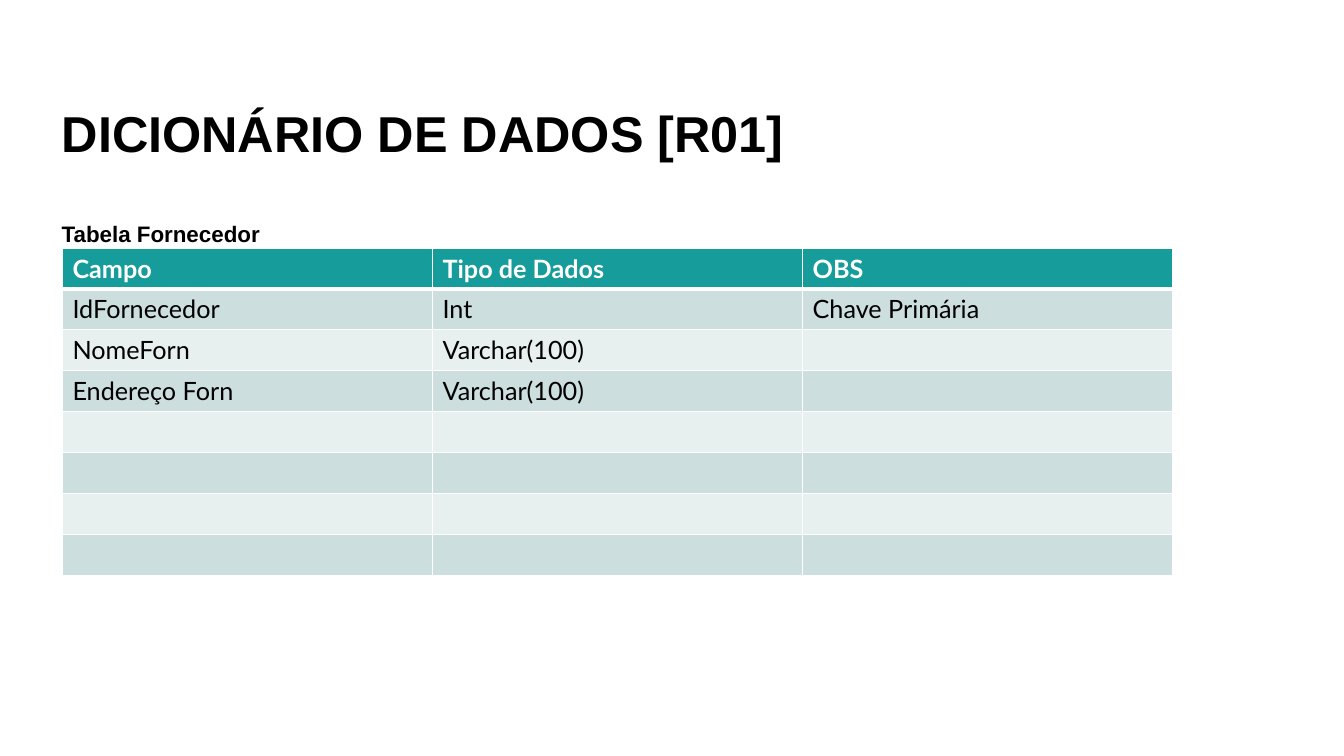
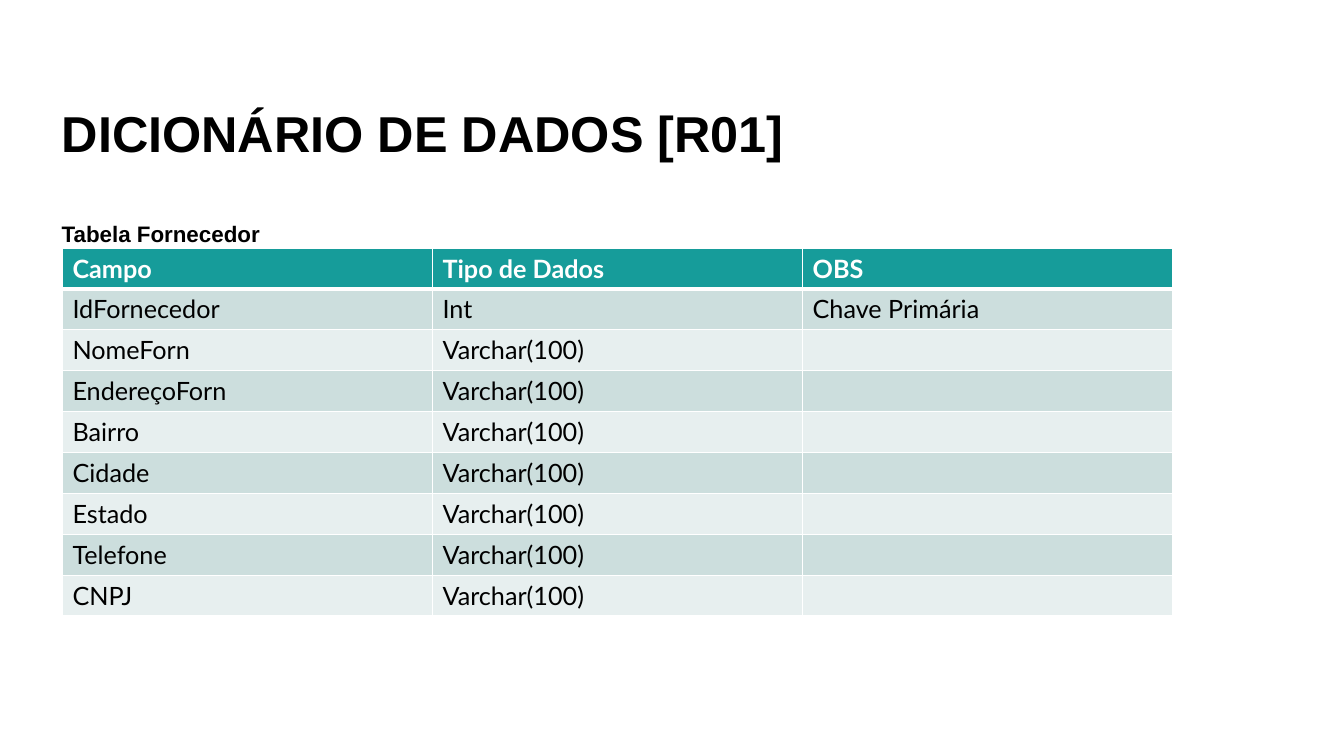
Before and after one commit to anassophia/alomoxarifadoafrodite, a slide deck: slide 16 of Documentacao/ModelagemSistema_TemplateInicial.pptx. Drawn at 1344x756 pixels with LibreOffice and Linux fonts; fonts in the diff are those of the drawing. Boxes give left, top, right and bottom in pixels: in the first picture for what was removed or moved away, otherwise in the second. Text is boxed around its words. In the diff, an @@ line names an element or a change of style, - is before the commit and + after.

```diff
--- a/Documentacao/ModelagemSistema_TemplateInicial.pptx
+++ b/Documentacao/ModelagemSistema_TemplateInicial.pptx
@@ table at bbox=[63, 248, 1173, 616] @@
-row 4: Endereço Forn | Varchar(100) | 
-row 5:  |  | 
-row 6:  |  | 
-row 7:  |  | 
-row 8:  |  | 
+row 4: EndereçoForn | Varchar(100) | 
+row 5: Bairro | Varchar(100) | 
+row 6: Cidade | Varchar(100) | 
+row 7: Estado | Varchar(100) | 
+row 8: Telefone | Varchar(100) | 
+row 9: CNPJ | Varchar(100) | 
```
Also in this commit, not shown: 7 other slides changed, 3 other files.
